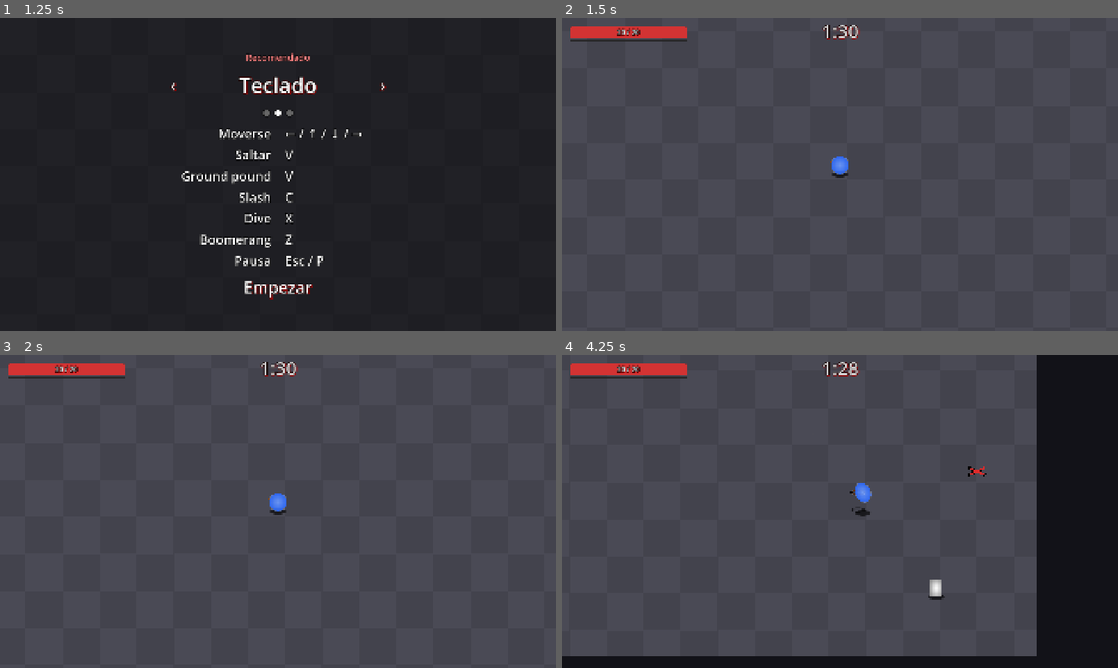
Above: before the commit, frames 1-4 (two rows, left to right).
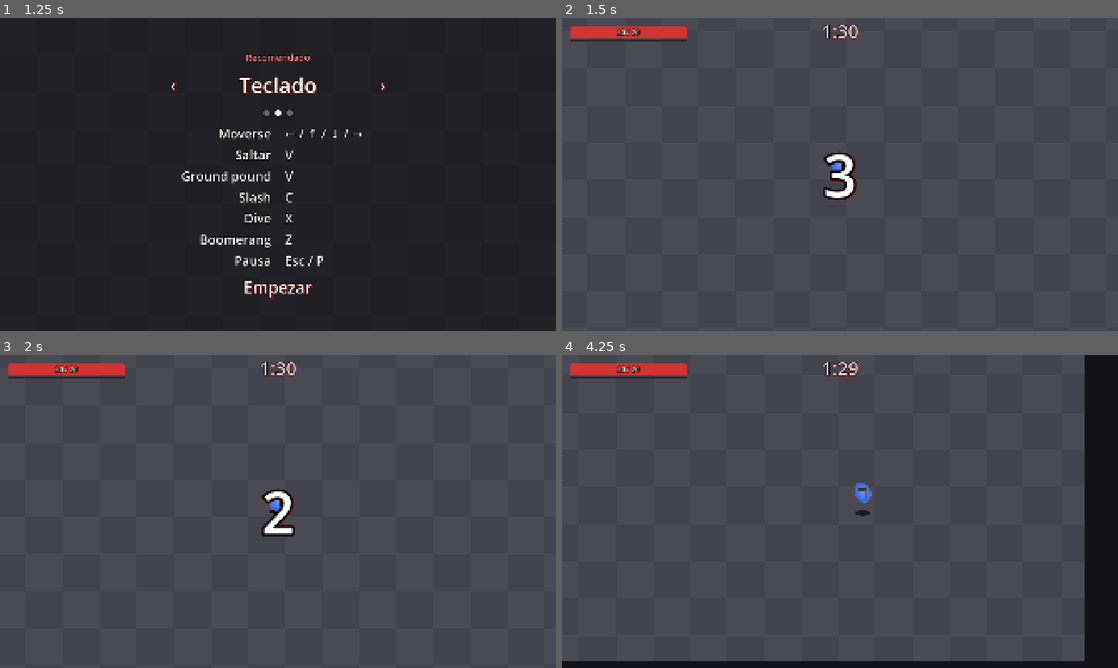
Above: after the commit, the same moments.

Repository: Lucarni-Lucas/entrega-boss-lucarni-lucas
Game: Godot game, scene res://scenes/ui/menu_principal.tscn
Two runs of this game, one before a commit and one after it. Both use one fixed random seed, a clock stepped at 60 frames per second and the inputs below.
Inputs (mouse positions are in pixels of both pictures, inside the frame that each line leads up to):
- Up to frame 1 (1.25 s): click "Jugar" at 0.5 s
- Up to frame 2 (1.5 s): click "Empezar" at 1.25 s
- Up to frame 3 (2 s): no input
- Up to frame 4 (4.25 s): move the mouse to (962, 495) at 2.02 s; hold D (mover_derecha) 2.03-2.78 s; tap Z (boomerang) at 2.1 s; click (962, 495) at 2.17 s; move the mouse to (728, 527) at 2.77 s; hold S (mover_abajo) 2.78-3.53 s; tap X (dive) at 2.85 s; move the mouse to (895, 442) at 3.52 s; hold D (mover_derecha) from 3.53 s (still down); tap Space (ground_pound) at 3.6 s

Frame 1 is identical in both runs. In frame 2, 0.6% of the frame differs, in the area x 47-53%, y 42-59%; in frame 3, 0.6%; in frame 4, 10%, in the area x 0-94%, y 0-98%.

Commit message:
implementada cuenta regresiva

Diff:
--- a/entrega-boss-lucarni-lucas/scenes/arena.tscn
+++ b/entrega-boss-lucarni-lucas/scenes/arena.tscn
@@ -9,6 +9,7 @@
 [ext_resource type="Resource" uid="uid://bdjb5a2imnkgu" path="res://resources/ronda_params.tres" id="7_naajo"]
 [ext_resource type="PackedScene" uid="uid://cybvp4mm6gmxw" path="res://scenes/ui/hud.tscn" id="8_41jku"]
 [ext_resource type="PackedScene" uid="uid://dmco1vffocddq" path="res://scenes/ui/menu_partida.tscn" id="9_naajo"]
+[ext_resource type="PackedScene" uid="uid://pmxug0atept3" path="res://scenes/ui/cuenta_regresiva.tscn" id="10_41jku"]
 
 [sub_resource type="RectangleShape2D" id="RectangleShape2D_xrivr"]
 size = Vector2(2080, 40)
@@ -73,6 +74,10 @@
 [node name="Hud" parent="." unique_id=246180097 instance=ExtResource("8_41jku")]
 
 [node name="MenuPartida" parent="." unique_id=105893207 instance=ExtResource("9_naajo")]
+params = ExtResource("7_naajo")
+
+[node name="CuentaRegresiva" parent="." unique_id=643027304 instance=ExtResource("10_41jku")]
+params = ExtResource("7_naajo")
 
 [connection signal="murio" from="Entidades/Player" to="Partida" method="_on_player_murio"]
 [connection signal="vida_cambio" from="Entidades/Player" to="Hud" method="_on_player_vida_cambio"]
@@ -80,3 +85,5 @@
 [connection signal="progreso_cambio" from="CuracionPorMuertes" to="Hud" method="_on_curacion_por_muertes_progreso_cambio"]
 [connection signal="finalizo" from="Partida" to="MenuPartida" method="_on_partida_finalizo"]
 [connection signal="tiempo_cambio" from="Partida" to="Hud" method="_on_partida_tiempo_cambio"]
+[connection signal="pauso" from="MenuPartida" to="CuentaRegresiva" method="cancelar"]
+[connection signal="reanudo" from="MenuPartida" to="CuentaRegresiva" method="iniciar"]
--- /dev/null
+++ b/entrega-boss-lucarni-lucas/scenes/ui/cuenta_regresiva.gd
@@ -0,0 +1,46 @@
+extends CanvasLayer
+
+signal terminada
+
+const _DELTA_MAXIMO := 1.0 / 30.0
+
+@export var params: RondaParams
+
+var _restante := 0.0
+var _activa := false
+
+@onready var _numero: Label = $Numero
+
+
+func _ready() -> void:
+	iniciar()
+
+
+func iniciar() -> void:
+	_restante = params.cuenta_desde * params.cuenta_paso
+	_activa = true
+	visible = true
+	get_tree().paused = true
+	_actualizar_numero()
+
+
+func cancelar() -> void:
+	_activa = false
+	visible = false
+
+
+func _process(delta: float) -> void:
+	if not _activa:
+		return
+	_restante -= minf(delta, _DELTA_MAXIMO)
+	if _restante > 0.0:
+		_actualizar_numero()
+		return
+	_activa = false
+	visible = false
+	get_tree().paused = false
+	terminada.emit()
+
+
+func _actualizar_numero() -> void:
+	_numero.text = str(ceili(_restante / params.cuenta_paso))
--- /dev/null
+++ b/entrega-boss-lucarni-lucas/scenes/ui/cuenta_regresiva.tscn
@@ -0,0 +1,19 @@
+[gd_scene format=3 uid="uid://pmxug0atept3"]
+
+[ext_resource type="Script" uid="uid://s37bepeeswns" path="res://scenes/ui/cuenta_regresiva.gd" id="1_yw26l"]
+
+[node name="CuentaRegresiva" type="CanvasLayer" unique_id=643027304]
+process_mode = 3
+script = ExtResource("1_yw26l")
+
+[node name="Numero" type="Label" parent="." unique_id=1012905615]
+anchors_preset = 15
+anchor_right = 1.0
+anchor_bottom = 1.0
+grow_horizontal = 2
+grow_vertical = 2
+theme_override_constants/outline_size = 32
+theme_override_constants/shadow_outline_size = 32
+theme_override_font_sizes/font_size = 200
+horizontal_alignment = 1
+vertical_alignment = 1
--- a/entrega-boss-lucarni-lucas/scenes/ui/menu_partida.gd
+++ b/entrega-boss-lucarni-lucas/scenes/ui/menu_partida.gd
@@ -1,9 +1,15 @@
 extends CanvasLayer
+
+signal pauso
+signal reanudo
 
 @export_range(0, 1, 0.05, "suffix:s") var duracion_entrada := 0.2
 @export_file("*.tscn") var escena_menu: String
+@export var params: RondaParams
+@export_range(0, 1, 0.05) var alpha_bloqueado := 0.35
 
 var _en_pausa := false
+var _bloqueado := false
 var _finalizada := false
 
 @onready var _contenido: Control = $Contenido
@@ -48,13 +54,14 @@
 func _pausar() -> void:
 	_en_pausa = true
 	get_tree().paused = true
+	pauso.emit()
 	_mostrar("PAUSA", true)
 
 
 func _reanudar_partida() -> void:
 	_en_pausa = false
 	visible = false
-	get_tree().paused = false
+	reanudo.emit()
 
 
 func _mostrar(titulo: String, en_pausa: bool) -> void:
@@ -65,7 +72,29 @@
 	visible = true
 	_contenido.modulate.a = 0.0
 	create_tween().tween_property(_contenido, "modulate:a", 1.0, duracion_entrada)
-	(_reanudar if en_pausa else _reintentar).grab_focus()
+	if en_pausa:
+		_reanudar.grab_focus()
+	else:
+		_bloquear_botones()
+
+
+func _input(event: InputEvent) -> void:
+	if _bloqueado:
+		get_viewport().set_input_as_handled()
+
+
+func _bloquear_botones() -> void:
+	_bloqueado = true
+	_atenuar_botones(alpha_bloqueado)
+	await get_tree().create_timer(params.bloqueo_final).timeout
+	_bloqueado = false
+	_atenuar_botones(1.0)
+	_reintentar.grab_focus()
+
+
+func _atenuar_botones(alpha: float) -> void:
+	_reintentar.modulate.a = alpha
+	_menu_principal.modulate.a = alpha
 
 
 func _abrir_controles() -> void:
--- a/entrega-boss-lucarni-lucas/scripts/params/ronda_params.gd
+++ b/entrega-boss-lucarni-lucas/scripts/params/ronda_params.gd
@@ -2,3 +2,10 @@
 class_name RondaParams
 
 @export_range(10, 300, 5, "suffix:s") var duracion: float = 90.0
+
+@export_group("Cuenta regresiva")
+@export var cuenta_desde: int = 3
+@export_range(0.1, 2, 0.05, "suffix:s") var cuenta_paso: float = 0.5
+
+@export_group("Pantalla final")
+@export_range(0, 3, 0.1, "suffix:s") var bloqueo_final: float = 1.0
Not shown, added: entrega-boss-lucarni-lucas/scenes/ui/cuenta_regresiva.gd.uid
